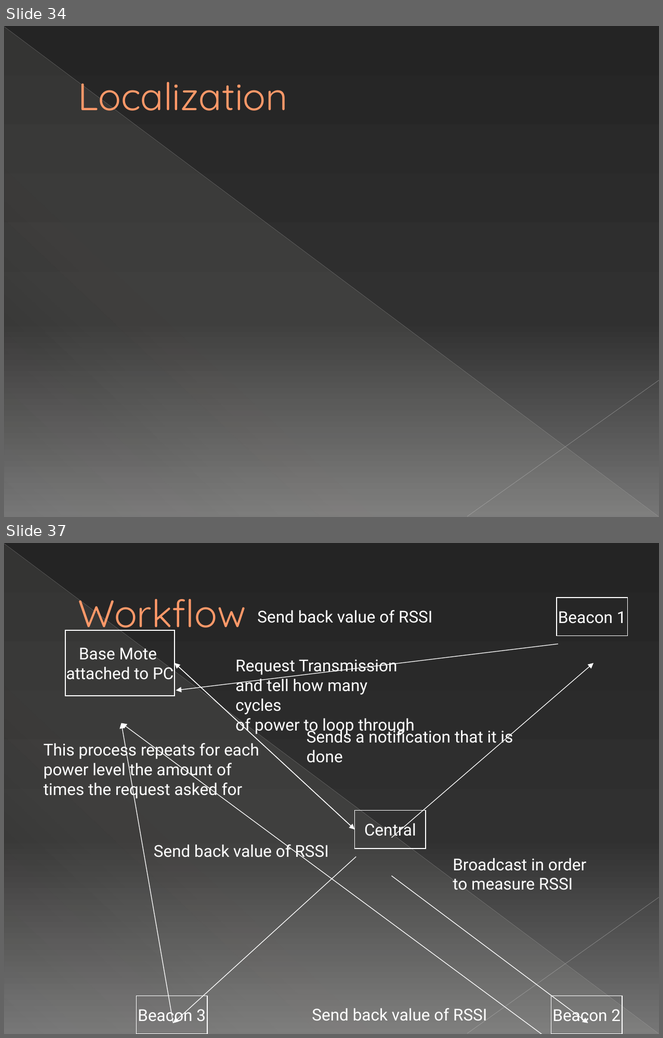
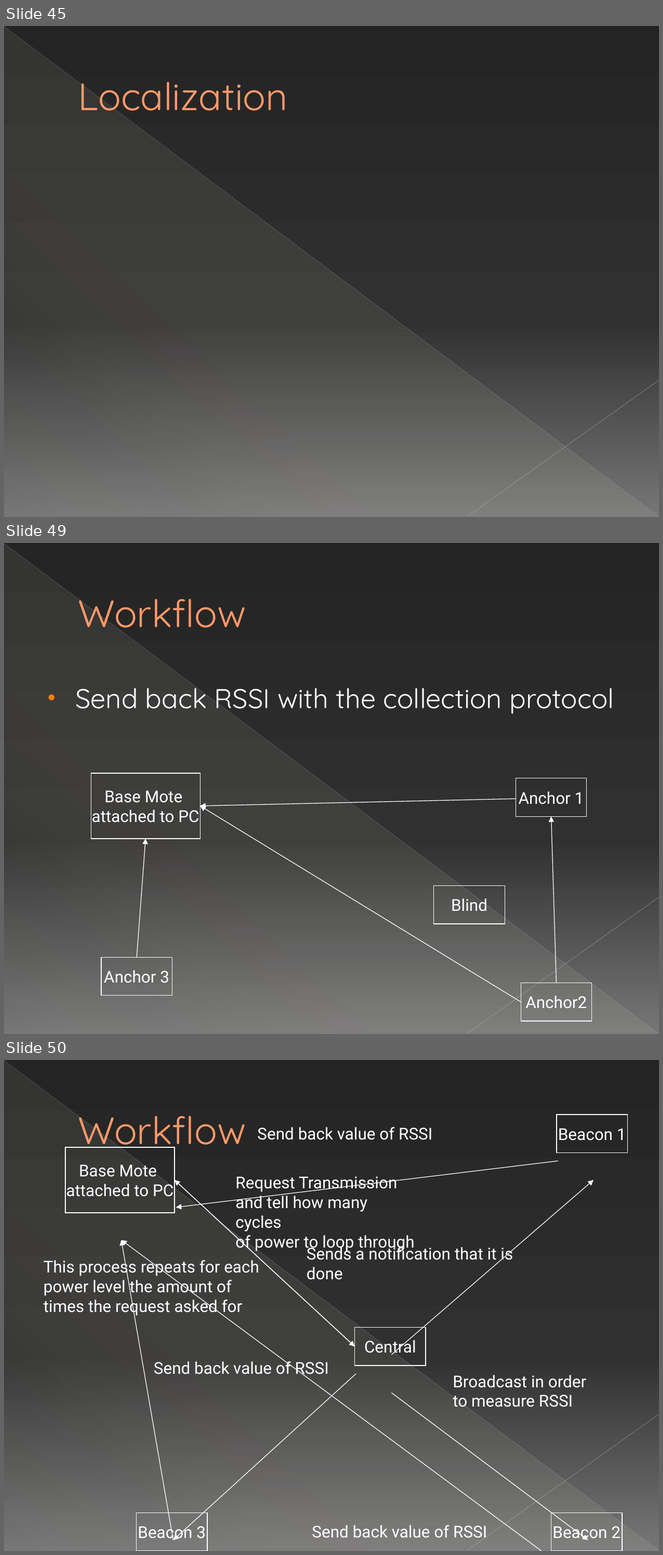
Before and after one commit to michelecorrea3/wsnlocalizationscala, a slide deck: Resources/WSN localization with Senseless framework.pptx. Shown one above the other, each under a label of ours: slides 34 and 37 before the commit, slides 45, 49 and 50 after it; the slides between them are not shown. The pictures are 663x1038 and 663x1555 pixels, drawn with LibreOffice and Linux fonts; fonts in the diff are those of the drawing. Boxes give left, top, right and bottom in pixels: in the first picture for what was removed or moved away, otherwise in the second. Text is boxed around its words. In the diff, an @@ line names an element or a change of style, - is before the commit and + after.

```diff
--- a/Resources/WSN localization with Senseless framework.pptx
+++ b/Resources/WSN localization with Senseless framework.pptx
@@ slide 49 added at (x1=4, y1=543, x2=659, y2=1034), background gradient #242424 to #303030 to #767676; not listed: 3 template elements that a slide beside it also shows @@
@@ title added at (x1=78, y1=599, x2=246, y2=637), 42 pt, text #FF9B6A @@
+Workflow
@@ text added at (x1=75, y1=688, x2=614, y2=716), 30 pt, text #FFFFFF @@
+• Send back RSSI with the collection protocol
@@ rectangle added at (x1=91, y1=774, x2=201, y2=839), outline #FFFFFF 0.75 pt, 18 pt, text #FFFFFF @@
+Base Mote
+attached to PC
@@ rectangle added at (x1=516, y1=778, x2=586, y2=816), outline #FFFFFF 0.75 pt, 18 pt, text #FFFFFF @@
+Anchor 1
@@ arrow added from (516, 799) to (200, 807), #FFFFFF 0.75 pt @@
@@ arrow added from (521, 1002) to (200, 807), #FFFFFF 0.75 pt @@
@@ arrow added from (556, 983) to (551, 817), #FFFFFF 0.75 pt @@
@@ arrow added from (137, 958) to (145, 839), #FFFFFF 0.75 pt @@
@@ rectangle added at (x1=434, y1=886, x2=505, y2=924), outline #FFFFFF 0.75 pt, 18 pt, text #FFFFFF @@
+Blind
@@ rectangle added at (x1=101, y1=958, x2=172, y2=996), outline #FFFFFF 0.75 pt, 18 pt, text #FFFFFF @@
+Anchor 3
@@ rectangle added at (x1=521, y1=983, x2=592, y2=1021), outline #FFFFFF 0.75 pt, 18 pt, text #FFFFFF @@
+Anchor2
@@ what was slide 34 is now slide 45 @@
@@ what was slide 37 is now slide 50 @@
```
Also in this commit, not shown: 3 slides changed, 17 other slides added, 2 slides removed.
